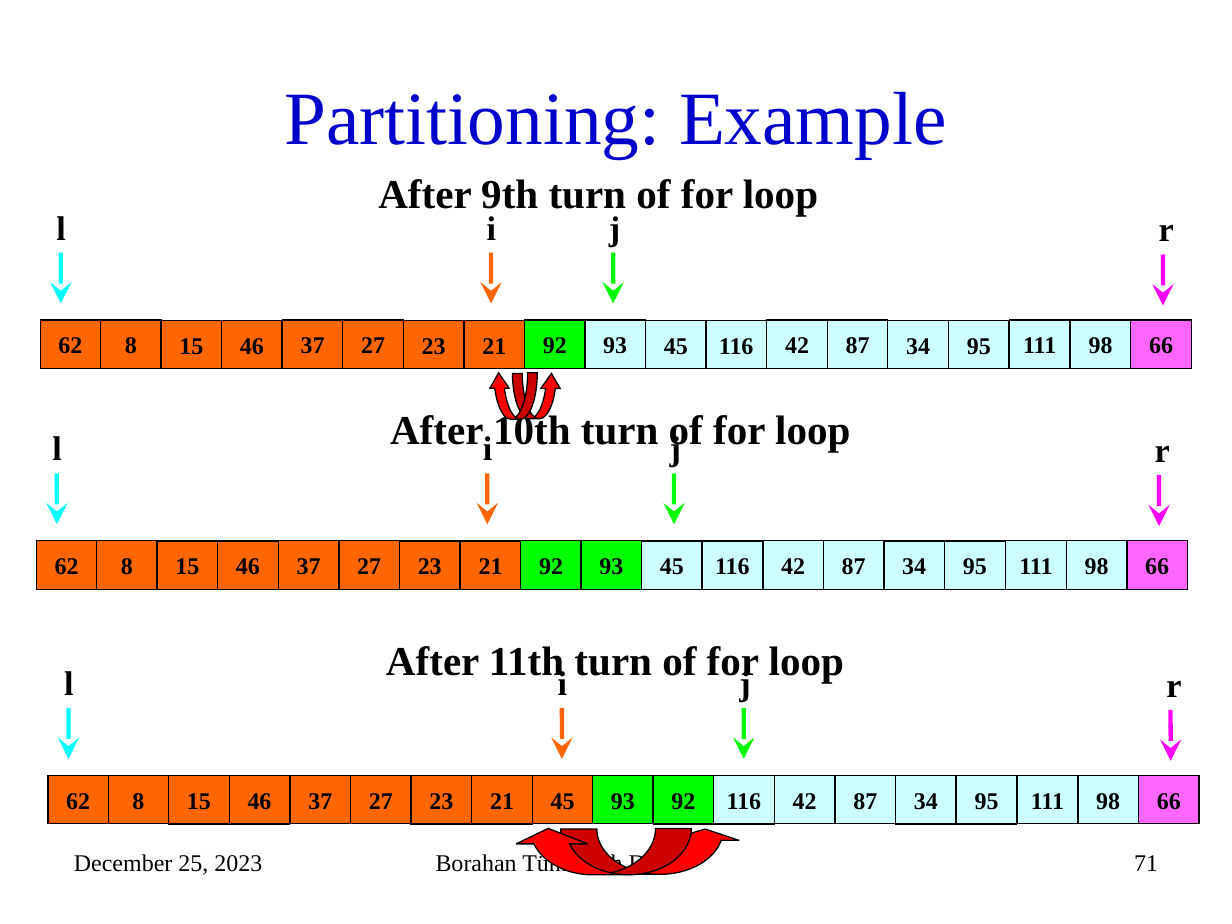
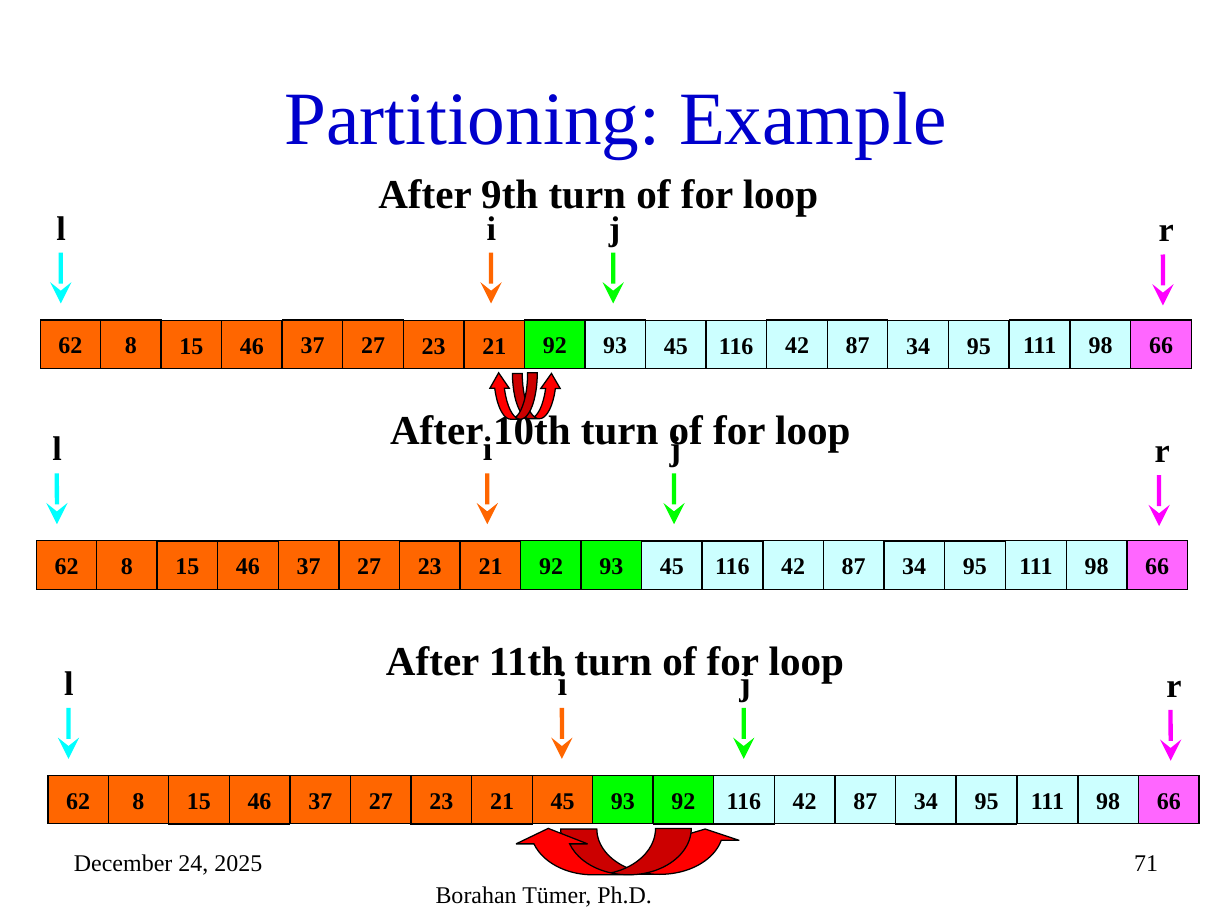
Before and after one commit to mehmetkayacse/cse225, a slide deck: slide 71 of files/Week9.pptx. Drawn at 1232x924 pixels with LibreOffice and Linux fonts; fonts in the diff are those of the drawing. Boxes give left, top, right and bottom in pixels: in the first picture for what was removed or moved away, otherwise in the second. Text is boxed around its words. In the diff, an @@ line names an element or a change of style, - is before the commit and + after.

```diff
--- a/files/Week9.pptx
+++ b/files/Week9.pptx
@@ text at <box>74,854,262,875</box>: text changed @@
-December 25, 2023
+December 24, 2025
@@ text "Borahan Tümer, Ph.D." rewrapped from <box>436,852,652,877</box> to <box>436,886,652,907</box> @@
```
Also in this commit, not shown: 85 other slides changed, 4 other files.
